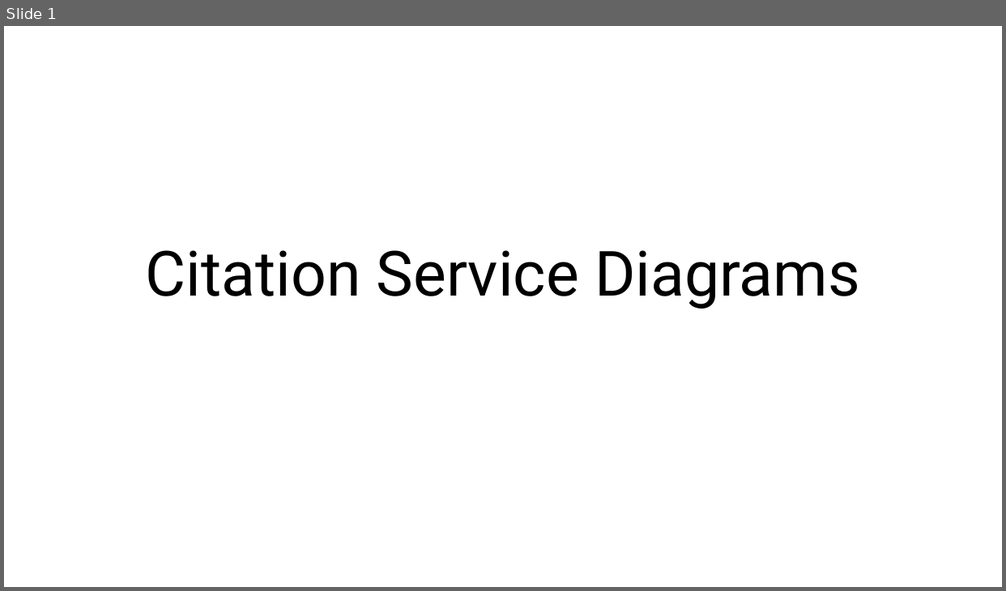
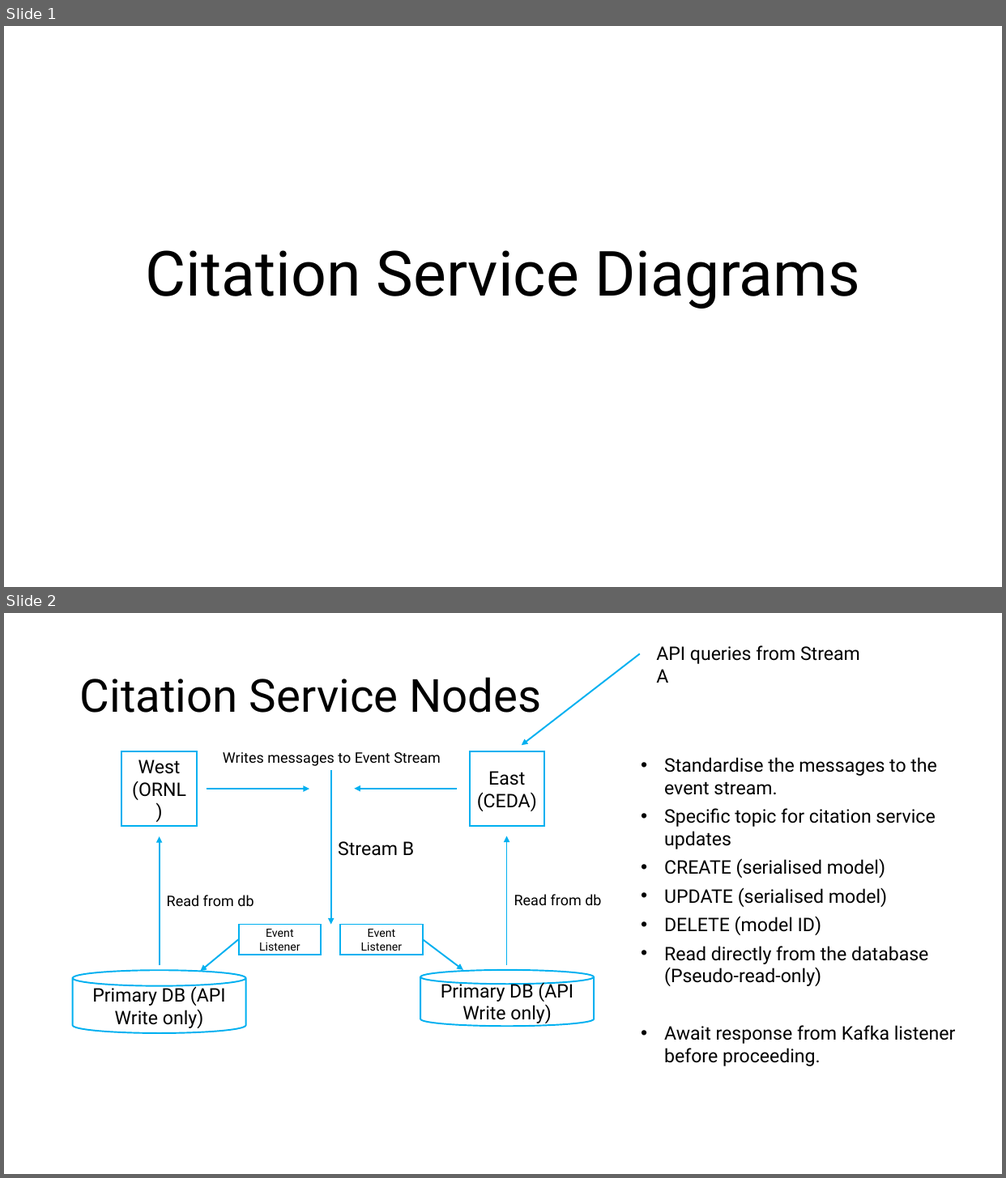
Before and after one commit to cedadev/cmip7-citation-service, a slide deck: docs/CitationServiceDiagrams.pptx. Shown one above the other, each under a label of ours: slide 1 before the commit, slides 1 and 2 after it. The pictures are 1006x591 and 1006x1178 pixels, drawn with LibreOffice and Linux fonts; fonts in the diff are those of the drawing. Boxes give left, top, right and bottom in pixels: in the first picture for what was removed or moved away, otherwise in the second. Text is boxed around its words. In the diff, an @@ line names an element or a change of style, - is before the commit and + after.

```diff
--- a/docs/CitationServiceDiagrams.pptx
+++ b/docs/CitationServiceDiagrams.pptx
@@ slide 2 added at <box>4,613,1002,1174</box>, background #FFFFFF @@
@@ arrow added from (640, 654) to (522, 746), #00B0F0 1.5 pt @@
@@ text added at <box>656,645,860,683</box>, 18 pt, text #000000 @@
+API queries from Stream A
@@ title added at <box>80,677,542,713</box>, 44 pt, text #000000 @@
+Citation Service Nodes
@@ rectangle added at <box>121,752,197,826</box>, outline #00B0F0 1.5 pt, 18 pt, text #000000 @@
+West
+(ORNL)
@@ text added at <box>223,752,441,766</box>, 14 pt, text #000000 @@
+Writes messages to Event Stream
@@ rectangle added at <box>470,752,544,826</box>, outline #00B0F0 1.5 pt, 18 pt, text #000000 @@
+East
+(CEDA)
@@ text added at <box>664,757,956,1067</box>, 18 pt, text #000000 @@
+• Standardise the messages to the event stream.
+• Specific topic for citation service updates
+• CREATE (serialised model)
+• UPDATE (serialised model)
+• DELETE (model ID)
+• Read directly from the database (Pseudo-read-only)
+• Await response from Kafka listener before proceeding.
@@ arrow added from (331, 770) to (331, 924), #00B0F0 1.5 pt @@
@@ arrow added from (206, 789) to (309, 789), #00B0F0 1.5 pt @@
@@ arrow added from (457, 789) to (355, 789), #00B0F0 1.5 pt @@
@@ arrow added from (159, 965) to (159, 837), #00B0F0 1.5 pt @@
@@ text added at <box>338,841,414,856</box>, 18 pt, text #000000 @@
+Stream B
@@ arrow added from (507, 965) to (507, 836), #00B0F0 1.5 pt @@
@@ text added at <box>167,895,253,906</box>, 14 pt, text #000000 @@
+Read from db
@@ text added at <box>514,894,601,905</box>, 14 pt, text #000000 @@
+Read from db
@@ rectangle added at <box>238,924,321,954</box>, outline #00B0F0 1.5 pt, 11 pt, text #000000 @@
+Event Listener
@@ rectangle added at <box>340,924,423,954</box>, outline #00B0F0 1.5 pt, 11 pt, text #000000 @@
+Event Listener
@@ arrow added from (238, 939) to (200, 972), #00B0F0 1.5 pt @@
@@ arrow added from (423, 939) to (463, 970), #00B0F0 1.5 pt @@
@@ cylinder added at <box>73,971,246,1033</box>, outline #00B0F0 1.5 pt, 18 pt, text #000000 @@
+Primary DB (API Write only)
@@ cylinder added at <box>420,970,593,1026</box>, outline #00B0F0 1.5 pt, 18 pt, text #000000 @@
+Primary DB (API Write only)
```
Also in this commit, not shown: 1 slide changed, 2 other slides added, 1 slide removed, 6 other files.
